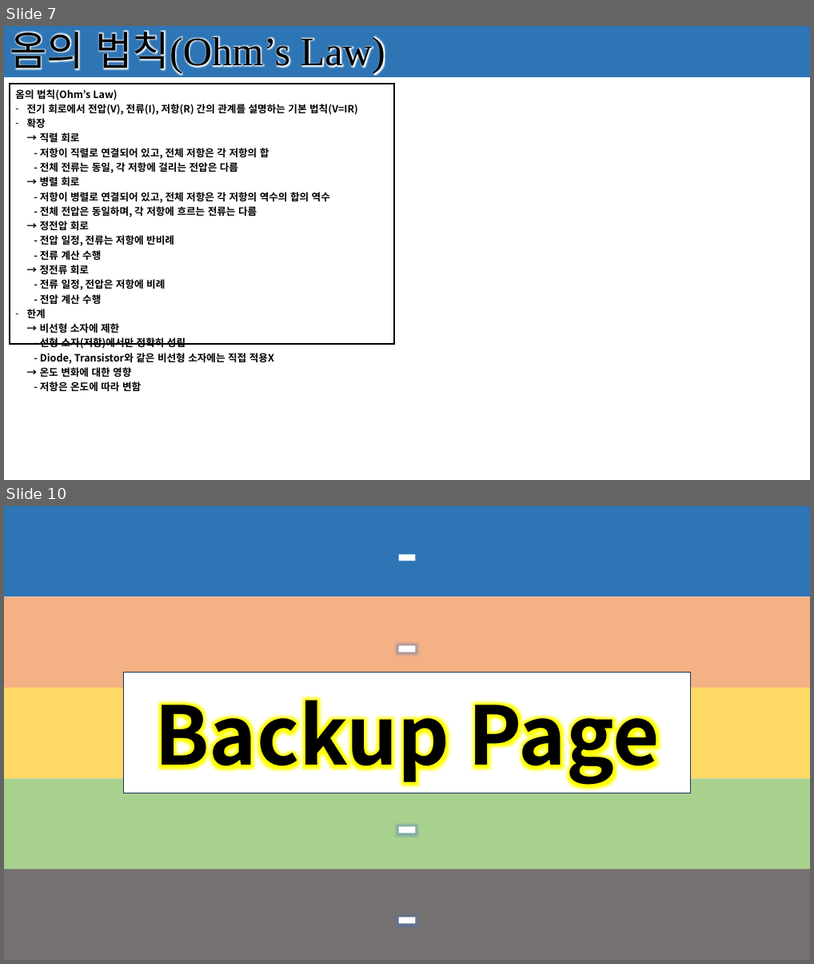
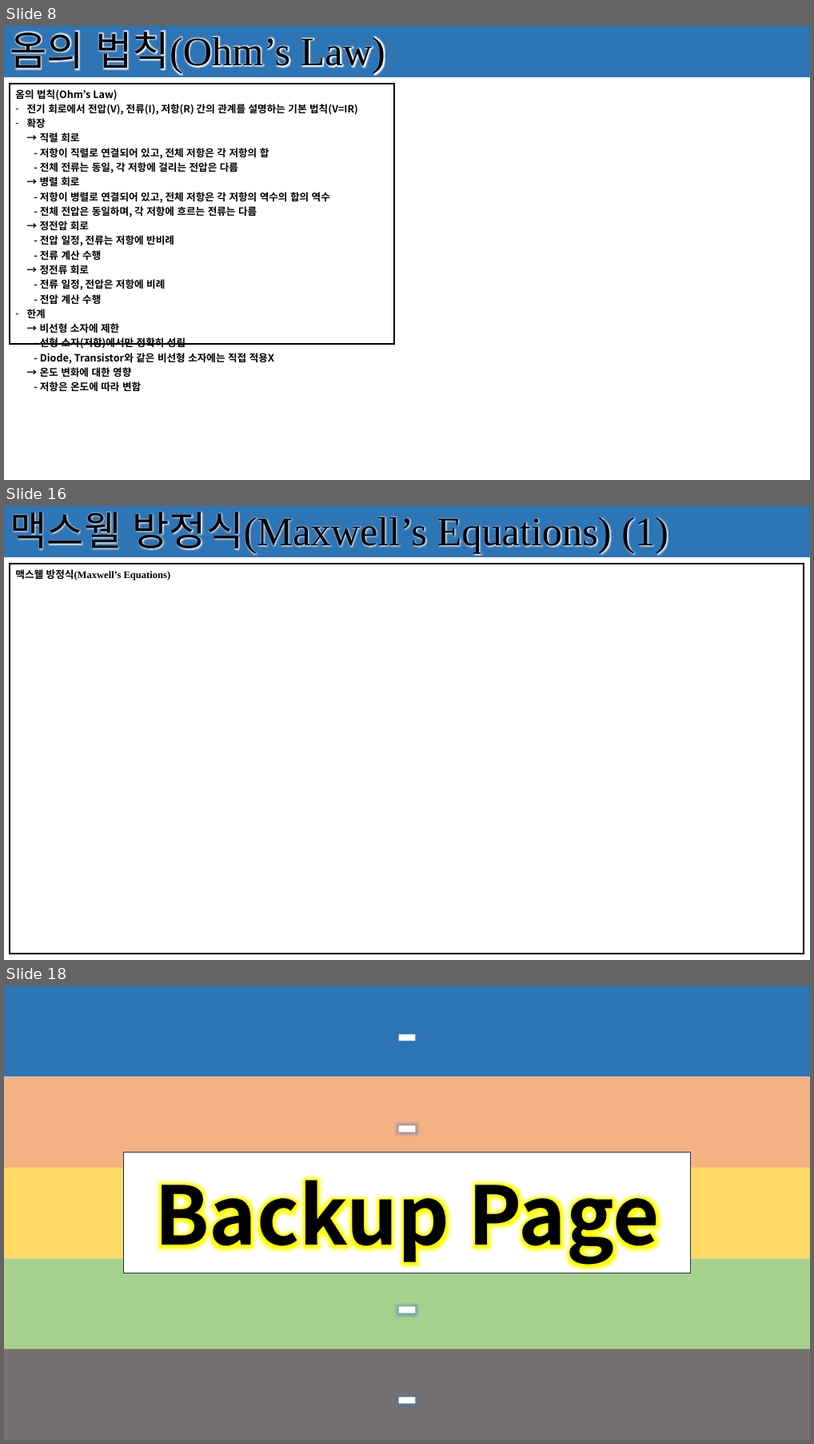
Before and after one commit to seonghokim/Study, a slide deck: Study Material/[KOR] Basic Electrical Circuit.pptx. Shown one above the other, each under a label of ours: slides 7 and 10 before the commit, slides 8, 16 and 18 after it; the slides between them are not shown. The pictures are 814x964 and 814x1444 pixels, drawn with LibreOffice and Linux fonts; fonts in the diff are those of the drawing. Boxes give left, top, right and bottom in pixels: in the first picture for what was removed or moved away, otherwise in the second. Text is boxed around its words. In the diff, an @@ line names an element or a change of style, - is before the commit and + after.

```diff
--- a/Study Material/[KOR] Basic Electrical Circuit.pptx
+++ b/Study Material/[KOR] Basic Electrical Circuit.pptx
@@ slide 16 added at (4, 506, 810, 960), background #FFFFFF; not listed: 1 template element that a slide beside it also shows @@
@@ rectangle added at (4, 506, 810, 557), fill #2E75B6, 48 pt, text #000000 @@
+맥스웰 방정식(Maxwell’s Equations) (1)
@@ table added at (10, 564, 804, 953), 1 rows, 1 columns @@
+맥스웰 방정식(Maxwell’s Equations)
@@ what was slide 7 is now slide 8 @@
@@ what was slide 10 is now slide 18 @@
```
Also in this commit, not shown: 1 slide changed, 7 other slides added.
